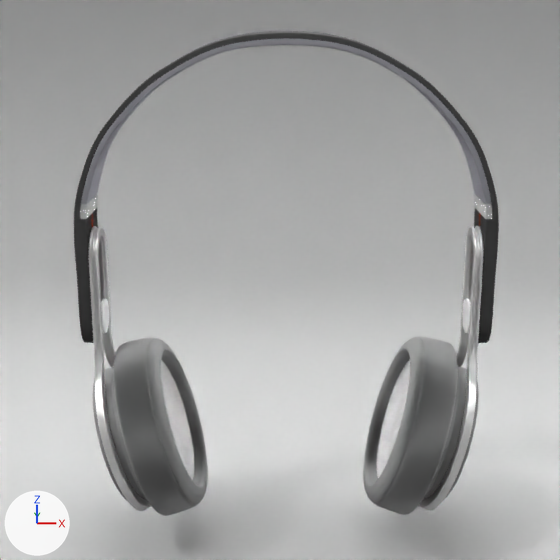
Two versions of the Blender file sketch/headphones.blend, one commit apart.
Both versions are drawn from the file's camera 'Camera'. Arrows for +X, +Y and +Z are at lower left; the lights stay in place.

Names of what the first picture shows: 'HeadPart', 'HeadPhones', 'HeadPhones.001', 'Plane', 'Rot and Length', 'Rot and Length.001'.
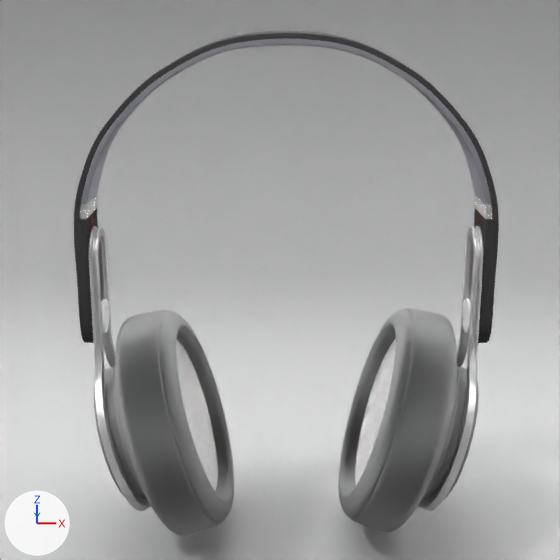
Commit message: / ‘sketch/headphones.blend’

Boxes [x1, y1, x2, y2] around the edits, measured in the pictures (560 x 560 px; the box of a moved part takes in the faces that stretch with it):
'HeadPhones.000', added
    after: [94, 310, 234, 536]
    faces in mat_headphone_cloth: [115, 310, 234, 536]
    faces in mat_headphone_cloth_flat: [176, 340, 218, 490]
    faces in mat_headphones_holder_out (dark grey #6d6d6d): [94, 366, 147, 500]
'HeadPhones.001', reshaped (21% wider, 26% taller)
    before: [363, 337, 479, 515]
    after: [339, 308, 479, 532]
'HeadPhones', deleted
    before: [93, 337, 208, 516]
    faces in mat_headphone_cloth: [113, 337, 208, 516]
    faces in mat_headphone_cloth_flat: [161, 360, 194, 480]
    faces in mat_headphones_holder_out (dark grey #6d6d6d): [93, 367, 147, 500]
part 1 of me_circle_006, moved or reshaped
    before: [377, 360, 410, 478]
    after: [355, 339, 396, 485]
part 2 of me_circle_006, moved or reshaped
    before: [363, 337, 454, 480]
    after: [339, 308, 450, 485]
part 3 of me_circle_006, moved or reshaped
    before: [364, 342, 458, 515]
    after: [339, 314, 457, 532]

What the commit changed:
me_circle_006 is used by ob_headphones_001; location (0.516, -0.028, 0.351); rotation (1.859, 0.0, 1.551), in degrees (107, 0, 89); scale (0.207, 0.207, 0.207).
me_circle_006 had 848 vertices, 828 faces and spanned x -1.27..1.27, y -1.29..1.29, z -0.91..0.1.
me_circle_006 now has 848 vertices, 828 faces and spans x -1.58..1.64, y -1.61..1.65, z -1.21..0.1.
me_circle_006 part 1: the loose piece of 91 vertices spanning x -0.92..0.92, y -0.93..0.93, z -0.74 is scaled about its middle by (1.26, 1.26, 1), then moved by (0.03, 0.02, -0.26).
me_circle_006 part 2: 140 of the vertices in x 0.0..1.27, y -1.29..1.29, z -0.91..-0.3 are scaled about their middle by 1.26, then moved by (0.03, 0.02, -0.23).
me_circle_006 part 3: 112 of the vertices in x -1.27..-0.32, y -1.22..1.22, z -0.91..-0.3 are scaled about their middle by 1.26, then moved by (0.03, 0.02, -0.23).
Mesh me_circle_003 is new.
It has 848 vertices, 828 faces and spans x -1.58..1.64, y -1.61..1.65, z -1.21..0.1.
Faces by material slot: [360, 108, 270, 90].
It uses material mat_headphones_holder_out (dark grey #6d6d6d).
It uses material mat_headphones_holder_in (light grey #dadada).
It uses material mat_headphone_cloth.
It uses material mat_headphone_cloth_flat.
Object 'HeadPhones' (ob_headphones) is deleted.
Object 'HeadPhones.000' (ob_headphones_000) is new; it shows me_circle_003.
Its location is (-0.434, -0.028, 0.351).
Its rotation in degrees is (107, 0, 269).
Its scale is (0.207, 0.207, 0.207).
It gains a SUBSURF modifier named 'Subsurf'.
Modifier setting: levels = 2.
Modifier setting: render_levels = 3.
